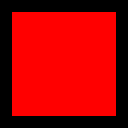
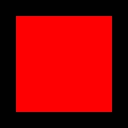
Layered file, before and after one edit (128×128). Changes by layer:
painted on "Ebene 2" over [12, 12, 116, 116]
